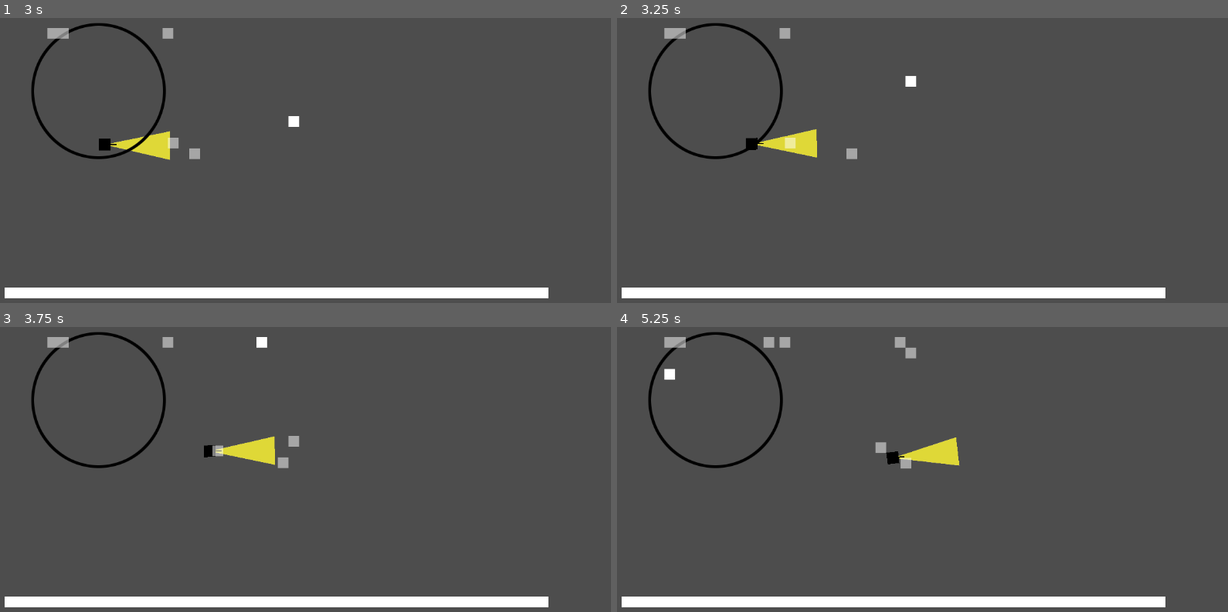
Above: before the commit, frames 1-4 (two rows, left to right).
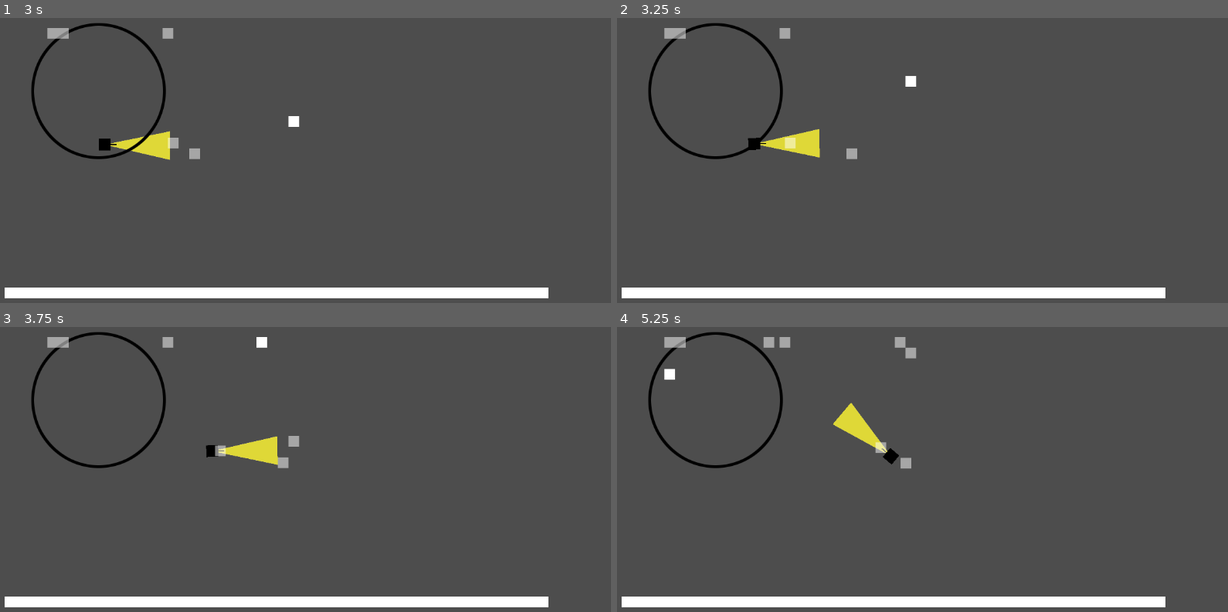
Above: after the commit, the same moments.

Repository: mk5med/godot-starting-fresh
Game: Godot game, scene res://scenes/main_scene.tscn
The game is run twice, just before and just after one commit, with the same random seed, the same clock (stepped at 60 frames per second) and the same inputs.
Inputs:
- Up to frame 1 (3 s): tap Enter at 0.5 s; hold Right (ui_right) 0.53-1.28 s; tap \ (start_fresh) at 0.6, 1.25, 1.35, 2.1, 2.85 s; hold Down (ui_down) 1.28-2.03 s; hold Right (ui_right) 2.03-2.78 s; hold Up (ui_up) from 2.78 s (still down)
- Up to frame 2 (3.25 s): keep holding Up (ui_up)
- Up to frame 3 (3.75 s): release Up (ui_up) at 3.53 s; hold Left (ui_left) from 3.53 s (still down); tap \ (start_fresh) at 3.6 s
- Up to frame 4 (5.25 s): tap \ (start_fresh) at 4.35, 5.1 s; release Left (ui_left) at 5.03 s; hold Down (ui_down) from 5.03 s (still down)

Frame 1 is identical in both runs. In frame 2, 0.1% of the frame differs, in the area x 21-34%, y 39-50%; in frame 3, 0.2%; in frame 4, 1.1%, in the area x 35-57%, y 26-49%.

Commit message:
Refactor enemy state management

Diff:
--- a/components/enemy/Alertness.gd
+++ b/components/enemy/Alertness.gd
@@ -4,12 +4,13 @@
 var speed: float = 3
 var baseAlert: float = 0
 var alertLevel: ALERT_LEVEL = ALERT_LEVEL.CALM
+const THRESHOLD_ALERT_LOW = 1
 
 
 func _init(_baseAlert: float = 0):
 	self.baseAlert = _baseAlert
 	self.alert = self.baseAlert
-	setAlertLevel()
+	_setAlertLevel()
 
 
 func update(canSeePlayer: bool, timeElapsed: float):
@@ -17,22 +18,22 @@
 
 	# Correct the alert level to not exceed the minimum
 	alert = max(baseAlert, alert)
-	setAlertLevel()
+	_setAlertLevel()
 
 
 func setAlert(_alert: float):
 	self.alert = max(baseAlert, _alert)
-	setAlertLevel()
+	_setAlertLevel()
 
 
-func setAlertLevel():
+func _setAlertLevel():
 	self.alertLevel = _getAlertLevel(alert)
 
 
 func _getAlertLevel(_alert: float):
 	if _alert == 0:
 		return ALERT_LEVEL.CALM
-	elif _alert <= 1:
+	elif _alert <= THRESHOLD_ALERT_LOW:
 		return ALERT_LEVEL.LOW
 	else:
 		return ALERT_LEVEL.HIGH
--- a/components/enemy/Hunt.gd
+++ b/components/enemy/action_hunt.gd
@@ -1,4 +1,4 @@
-class_name Hunt
+class_name EnemyActionHunt
 enum HUNT_STATE { LOST, SEARCHING, CHASING }
 const SEARCH_TIME = 5
 
--- /dev/null
+++ b/components/enemy/action_move.gd
@@ -0,0 +1,64 @@
+class_name EnemyActionMove
+var travel_points = []
+var index = 0
+var enemy: Enemy
+
+# This is a Vector2
+# TODO: How to specify the type of a variable as Null or Vector2
+var nextLocation
+var speed = 100
+
+
+func _init(_enemy, _travel_points):
+	travel_points = _travel_points
+	enemy = _enemy
+
+	# Initialise the next location to navigate if it exists
+	if len(travel_points) > 0:
+		setNextLocation(travel_points[index])
+
+
+func update(delta: float):
+	if nextLocation == null:
+		return
+
+	# Find the direction from the target point to the current position in world space
+	var direction = (nextLocation - enemy.position).normalized()
+
+	# Look at the direction to move
+	enemy.look_at(direction)
+
+	# Move
+	enemy.move_and_collide(direction * delta * speed)
+
+	# Increment the position to reach when the node is close enough
+	if (enemy.position - nextLocation).length() <= 5:
+		# Do not increment the index if the last travel location
+		# was not in the normal travel path of the enemy
+		# This prevents the enemy from skipping a travel point
+		# after returning from hunting
+
+		var _nextLocation
+		# travel_points has no data. There is nothing to load
+		if len(travel_points) == 0:
+			_nextLocation = null
+		# The last location was not a normal path to travel
+		# Reload the current index
+		elif travel_points[index] != nextLocation:
+			_nextLocation = _nextLocation[index]
+		# The last movement was in the travel_points path
+		# Move the location forward
+		else:
+			# Increment the index to get the next location
+			index += 1
+
+			# Loop back when the index exceeds the array size
+			if len(travel_points) <= index:
+				index = 0
+			_nextLocation = travel_points[index]
+		setNextLocation(_nextLocation)
+
+
+## Set the next location to navigate to
+func setNextLocation(pos):
+	nextLocation = pos
--- a/components/enemy/enemy.gd
+++ b/components/enemy/enemy.gd
@@ -9,79 +9,109 @@
 var vision_range = 5
 @export var travel_points: Array[Vector2] = []
 
-var index = 0
+var baseState = ENEMY_STATE.IDLE
 
-var baseState = ENEMY_STATE.IDLE
 var state: ENEMY_STATE = baseState
 var alertness = Alertness.new()
-var player: Node2D = null
-var hunt: Hunt
+var unknownObject: Node2D = null
+
+var action_hunt: EnemyActionHunt
+var action_move: EnemyActionMove
+
+var startPos: Vector2
+var movingBack = false
 
 
 func _init():
-	hunt = Hunt.new(self)
+	action_hunt = EnemyActionHunt.new(self)
+	action_move = EnemyActionMove.new(self, travel_points)
 
 
-func followPath(delta):
-	if len(travel_points) == 0:
+func setState(_state: ENEMY_STATE):
+	# NOP
+	if state == _state:
 		return
 
-	# Find the direction from the target point to the current position in world space
-	var direction = (travel_points[index] - position).normalized()
+	if _state == ENEMY_STATE.HUNTING:
+		# Log the position when hunting started
+		startPos = position
 
-	look_at(direction)
-	move_and_collide(direction * delta)
+	## BEGIN CODE FOR MOVING BACK AFTER HUNTING
+	# The enemy was moving back and has returned to the starting position
+	if movingBack and startPos == position:
+		movingBack = false
 
-	# Increment the position to reach when the node is close enough
-	if (position - travel_points[index]).length() <= 5:
-		index += 1
+	# The state was previously hunting and it is being transitioned to a non-hunting state
+	if state == ENEMY_STATE.HUNTING and startPos != position:
+		# Move the enemy to the position before hunting started
+		action_move.setNextLocation(startPos)
+		movingBack = true
 
-	# Loop back when the index exceeds the array size
-	if len(travel_points) <= index:
-		index = 0
-		return
+	if movingBack:
+		# Modify the next state to be moving
+		_state = ENEMY_STATE.MOVING
+	## END CODE FOR MOVING BACK AFTER HUNTING
+
+	# Update the state
+	state = _state
 
 
-func _physics_process(delta):
-	elapsed_time += delta
+func calculateState():
+	# If the enemy is hunting and the suspicious object has not been lost (CHASING or SEARCHING)
+	if state == ENEMY_STATE.HUNTING:
+		# CHASING or SEARCHING blocks ALERT_LEVEL from decreasing
+		if action_hunt.state != EnemyActionHunt.HUNT_STATE.LOST:
+			return
+		else:
+			# Change the alert to LOW
+			alertness.setAlert(alertness.THRESHOLD_ALERT_LOW)
 
-	# If the enemy is hunting
-	if state == ENEMY_STATE.HUNTING:
-		# Track the player while in range
-		if player != null:
-			hunt.setSearchPos(player.position)
-			hunt.setState(Hunt.HUNT_STATE.CHASING)
-		else:
-			hunt.setState(Hunt.HUNT_STATE.SEARCHING)
-
-		hunt.update(delta)
-
-		# Don't process further
-		if hunt.state != Hunt.HUNT_STATE.LOST:
-			return
-
-	# Update the alertness
-	alertness.update(player != null, delta)
+	# state is HUNTING and LOST, MOVING, or IDLE
 	var aLevel = alertness.alertLevel
 
 	if aLevel == Alertness.ALERT_LEVEL.CALM:
 		# Return to normal
-		state = baseState
+		setState(baseState)
 	elif aLevel == Alertness.ALERT_LEVEL.LOW:
 		# Stop and wait for something to happen
-		state = ENEMY_STATE.IDLE
+		setState(ENEMY_STATE.IDLE)
 	elif aLevel == Alertness.ALERT_LEVEL.HIGH:
 		# Hunt the suspicious activity
-		state = ENEMY_STATE.HUNTING
+		setState(ENEMY_STATE.HUNTING)
 
-	if state == ENEMY_STATE.MOVING:
-		followPath(delta)
+
+## STATE MANAGEMENT
+func updateState(delta: float):
+	# Only update the alert level if the enemy is not currently hunting
+	if state != ENEMY_STATE.HUNTING:
+		alertness.update(unknownObject != null, delta)
+
+	calculateState()
+
+
+func _physics_process(delta):
+	updateState(delta)
+
+	# If the enemy is hunting
+	if state == ENEMY_STATE.HUNTING:
+		# Track the unknownObject while in range
+		if unknownObject != null:
+			action_hunt.setSearchPos(unknownObject.position)
+			action_hunt.setState(EnemyActionHunt.HUNT_STATE.CHASING)
+		else:
+			action_hunt.setState(EnemyActionHunt.HUNT_STATE.SEARCHING)
+
+		action_hunt.update(delta)
+
+	# The enemy is patrolling or moving back
+	elif state == ENEMY_STATE.MOVING:
+		action_move.update(delta)
 
 
 func _onSomethingEntered(body: Node2D):
-	player = body
-	hunt.setSearchPos(player.position)
+	unknownObject = body
+	action_hunt.setSearchPos(unknownObject.position)
 
 
 func _onSomethingExited(_body: Node2D):
-	player = null
+	unknownObject = null
Not shown, changed: .gitignore
